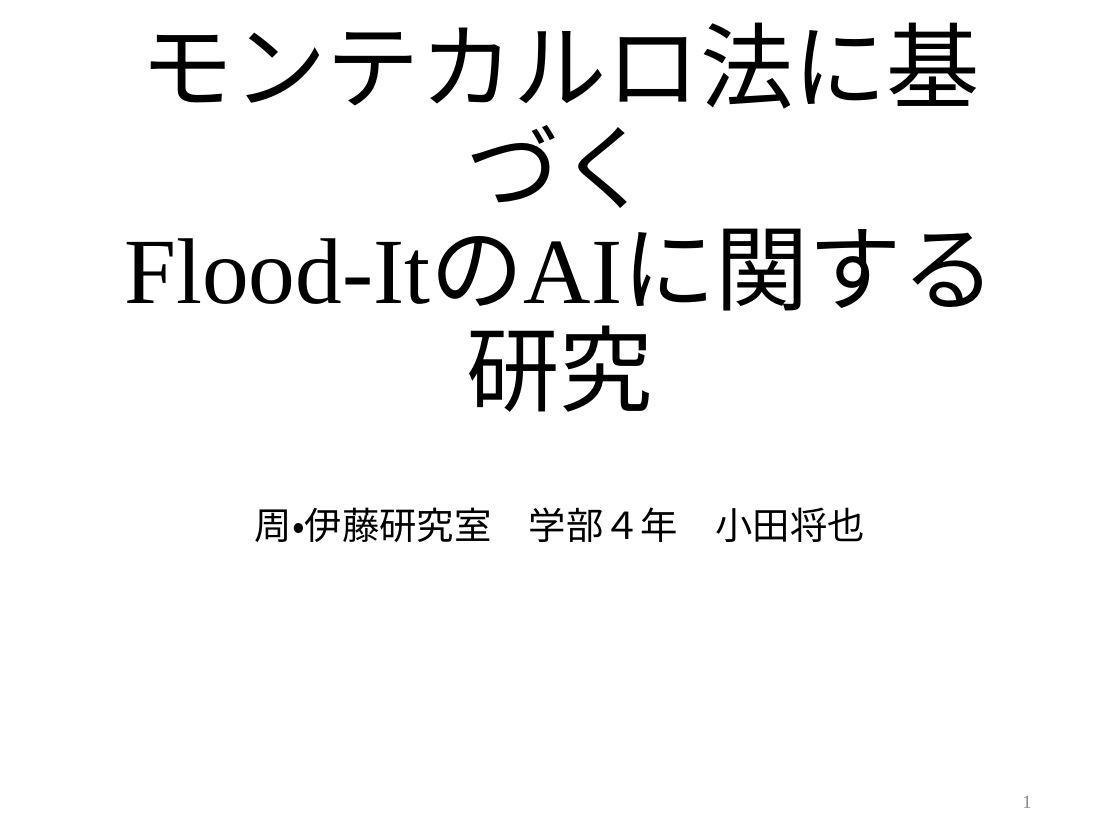
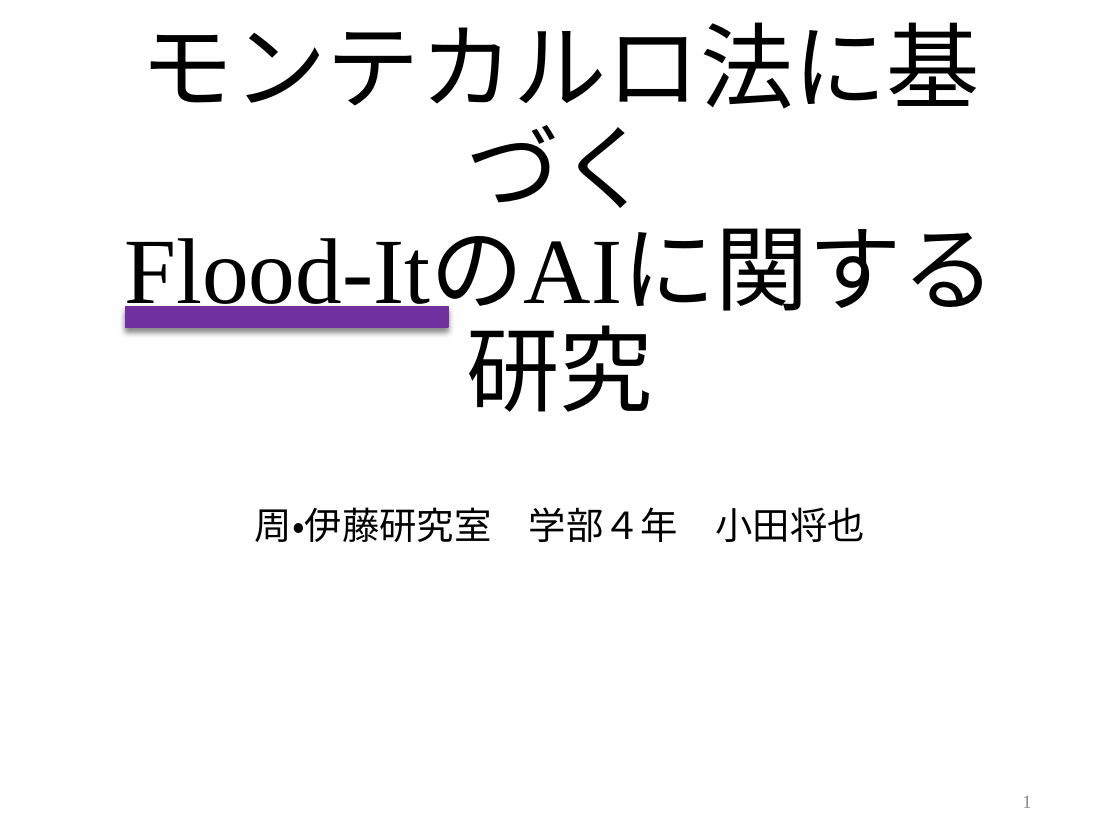
Before and after one commit to MasayaOda/SR, a slide deck: slide 1 of 中間発表.pptx. Drawn at 1120x840 pixels with LibreOffice and Linux fonts; fonts in the diff are those of the drawing. Boxes give left, top, right and bottom in pixels: in the first picture for what was removed or moved away, otherwise in the second. Text is boxed around its words. In the diff, an @@ line names an element or a change of style, - is before the commit and + after.

Commit message:
ある程度作成 Flood-Itの説明がまだ

```diff
--- a/中間発表.pptx
+++ b/中間発表.pptx
@@ rectangle added at <box>125,307,448,327</box>, fill #7030A0, outline #7030A0 1 pt @@
```
Also in this commit, not shown: 7 other slides changed.
